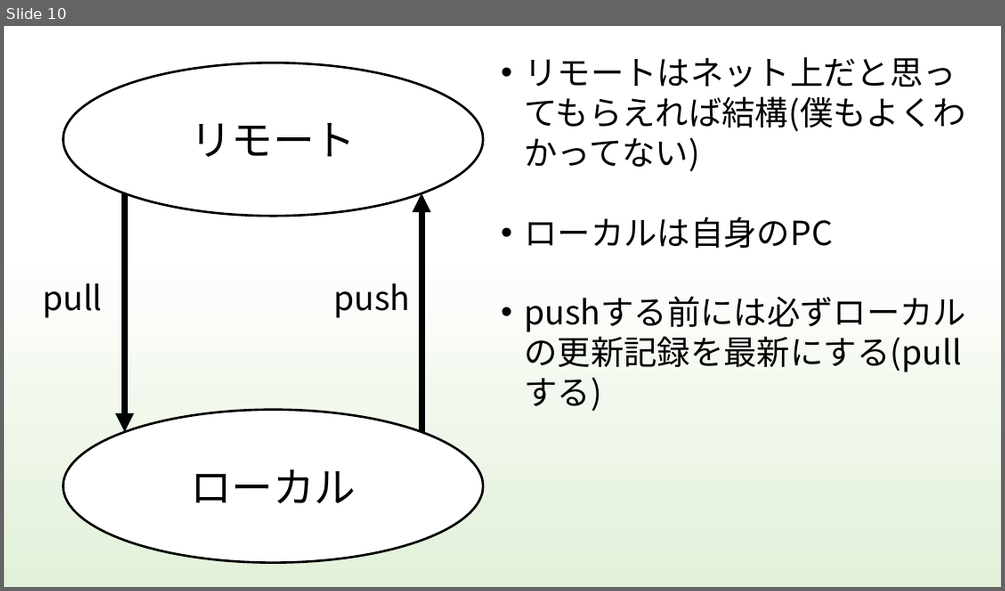
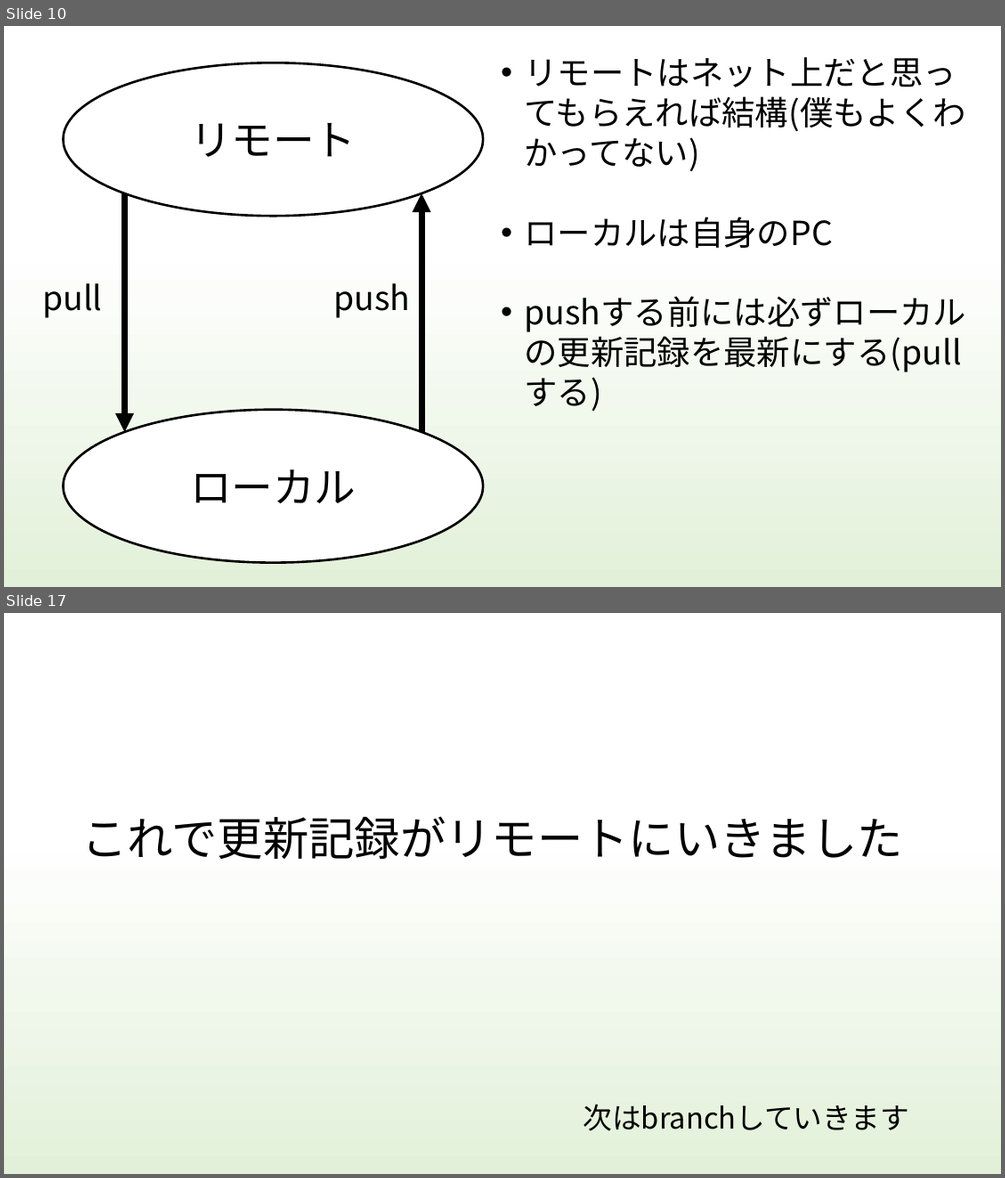
Before and after one commit to kiesproject/git-VR-study, a slide deck: 勉強会資料/H30VRStudy_Document/git_study.pptx. Shown one above the other, each under a label of ours: slide 10 before the commit, slides 10 and 17 after it; the slides between them are not shown. The pictures are 1005x591 and 1005x1178 pixels, drawn with LibreOffice and Linux fonts; fonts in the diff are those of the drawing. Boxes give left, top, right and bottom in pixels: in the first picture for what was removed or moved away, otherwise in the second. Text is boxed around its words. In the diff, an @@ line names an element or a change of style, - is before the commit and + after.

Commit message:
gitの勉強資料を更新しました

```diff
--- a/勉強会資料/H30VRStudy_Document/git_study.pptx
+++ b/勉強会資料/H30VRStudy_Document/git_study.pptx
@@ slide 17 added at bbox=[4, 613, 1001, 1174], background gradient #FFFFFF to #E2F0D9 to #BDBCBC @@
@@ title added at bbox=[81, 816, 902, 859], 44 pt, text #000000 @@
+これで更新記録がリモートにいきました
@@ text added at bbox=[583, 1103, 910, 1131], 28 pt, text #000000 @@
+次はbranchしていきます
```
Also in this commit, not shown: 2 slides changed, 5 other slides added, 1 slide removed.
